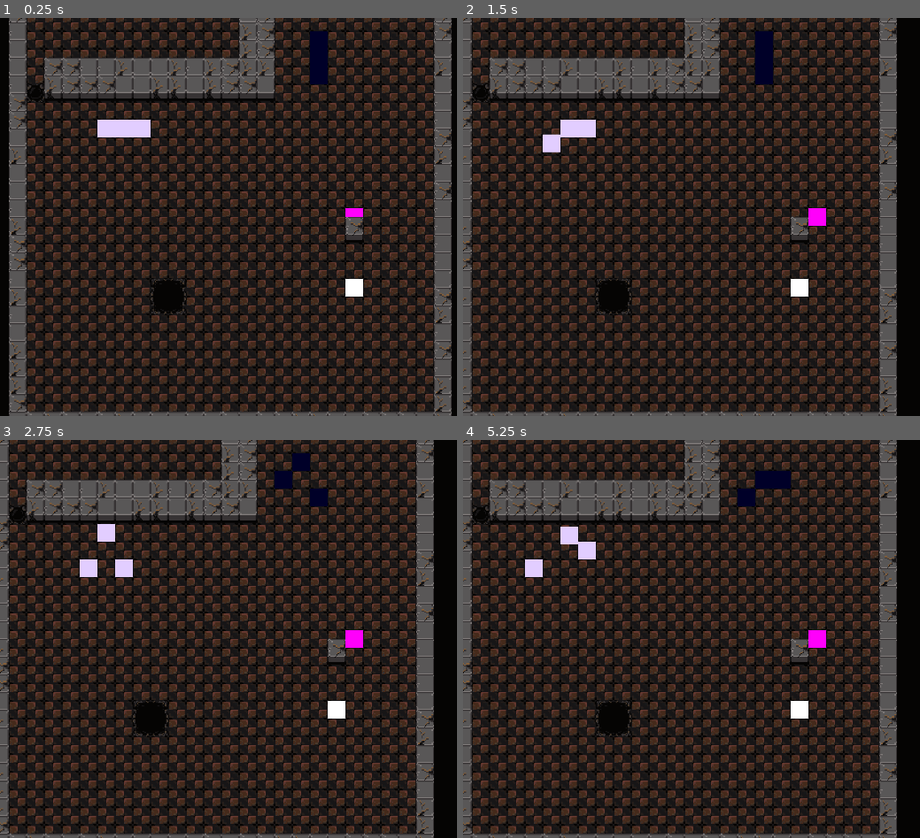
Above: before the commit, frames 1-4 (two rows, left to right).
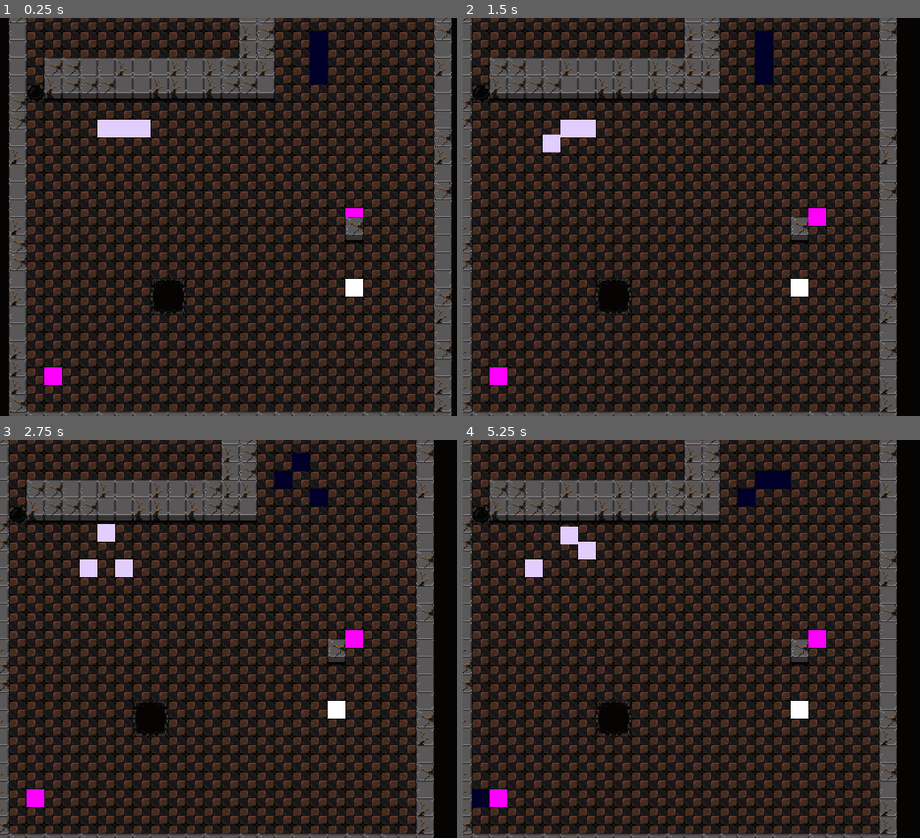
Above: after the commit, the same moments.

Repository: impstudio2024/Brackeys2024-2
Game: Godot game, scene res://Scenes/map.tscn
Two runs of this game, one before a commit and one after it. Both use one fixed random seed, a clock stepped at 60 frames per second and the inputs below.
Inputs (mouse positions are in pixels of both pictures, inside the frame that each line leads up to):
- Up to frame 1 (0.25 s): no input
- Up to frame 2 (1.5 s): tap Enter (ui_accept) at 0.5, 0.77, 1.25 s; move the mouse to (outside the picture) at 0.52 s; hold D (move_right) 0.53-1.28 s; hold F 0.53-1.28 s; click (outside the picture) at 0.67 s; move the mouse to (677, 236) at 1.27 s; hold S (down) from 1.28 s (still down); tap Space at 1.35 s
- Up to frame 3 (2.75 s): tap Enter (ui_accept) at 1.52 s; move the mouse to (425, 551) at 2.02 s; release S (down) at 2.03 s; hold D (move_right) from 2.03 s (still down); hold F from 2.03 s (still down)
- Up to frame 4 (5.25 s): tap Enter (ui_accept) at 2.75, 3.02, 3.77, 4.25, 4.52, 5 s; move the mouse to (782, 718) at 2.77 s; release D (move_right) at 2.78 s; release F at 2.78 s; hold W (move_up) 2.78-3.53 s; tap Space at 2.85, 4.35 s; click (782, 718) at 2.92 s; move the mouse to (outside the picture) at 3.52 s; hold F 3.53-4.28 s; hold A (move_left) 3.53-5.03 s; move the mouse to (604, 579) at 4.27 s; move the mouse to (851, 639) at 5.02 s; hold S (down) from 5.03 s (still down); hold F from 5.03 s (still down); click (851, 639) at 5.17 s

The runs differ from the first frame. In frame 1, 0.2% of the frame differs, in the area x 9-14%, y 87-93%; in frame 2, 0.2%; in frame 3, 0.2%; in frame 4, 0.3%, in the area x 1-10%, y 87-93%.

Commit message:
Enemy Spawning
The enemies will spawn when the gm is angry
, and chase the player automatically.

Diff:
--- a/brackeys-2024-2/Scenes/gm.tscn
+++ b/brackeys-2024-2/Scenes/gm.tscn
@@ -1,9 +1,10 @@
-[gd_scene load_steps=3 format=3 uid="uid://clgores3y3yat"]
+[gd_scene load_steps=3 format=3 uid="uid://b8bfeaeajeakk"]
 
-[ext_resource type="Script" path="res://Scripts/gm.gd" id="1_8w4yg"]
-[ext_resource type="PackedScene" uid="uid://clwxyxp3xnrbc" path="res://Scenes/state_machine_gm.tscn" id="1_vigh7"]
+[ext_resource type="Script" path="res://scripts/gm.gd" id="1_soey1"]
+[ext_resource type="PackedScene" uid="uid://ctrt7d5pihskg" path="res://Scenes/state_machine_gm.tscn" id="1_vigh7"]
 
 [node name="GM" type="Node2D"]
-script = ExtResource("1_8w4yg")
+script = ExtResource("1_soey1")
+angry_after_turns = 1
 
 [node name="StateMachine" parent="." instance=ExtResource("1_vigh7")]
--- a/brackeys-2024-2/Scenes/map.tscn
+++ b/brackeys-2024-2/Scenes/map.tscn
@@ -6,9 +6,9 @@
 [ext_resource type="TileSet" uid="uid://c4vpaul7ygocv" path="res://Resources/walls.tres" id="4_dqu8a"]
 [ext_resource type="PackedScene" uid="uid://boku4w8xcxg7s" path="res://Scenes/exit.tscn" id="4_rmfvj"]
 [ext_resource type="Texture2D" uid="uid://c5r3ybpq7nkjv" path="res://Assets/Sprites/floors_n_walls_tiles.png" id="4_xoxwr"]
-[ext_resource type="Script" path="res://scripts/entities.gd" id="5_aew4u"]
+[ext_resource type="PackedScene" uid="uid://f5usou3bq4el" path="res://Scenes/spawner.tscn" id="5_6rbto"]
 [ext_resource type="Script" path="res://addons/phantom_camera/scripts/phantom_camera_host/phantom_camera_host.gd" id="6_hpbn0"]
-[ext_resource type="PackedScene" path="res://Scenes/gm.tscn" id="7_3v2kk"]
+[ext_resource type="PackedScene" uid="uid://b8bfeaeajeakk" path="res://Scenes/gm.tscn" id="7_3v2kk"]
 
 [sub_resource type="TileMapPattern" id="TileMapPattern_4c12e"]
 tile_data = PackedInt32Array(0, 131072, 3, 1, 196608, 3, 2, 262144, 3)
@@ -120,6 +120,7 @@
 
 [sub_resource type="TileSetScenesCollectionSource" id="TileSetScenesCollectionSource_au1jd"]
 scenes/1/scene = ExtResource("4_rmfvj")
+scenes/2/scene = ExtResource("5_6rbto")
 
 [sub_resource type="TileSet" id="TileSet_0vx8l"]
 sources/0 = SubResource("TileSetScenesCollectionSource_au1jd")
@@ -136,13 +137,12 @@
 tile_set = SubResource("TileSet_i71by")
 
 [node name="Special Tiles" type="TileMapLayer" parent="."]
-tile_map_data = PackedByteArray("AAAXACEAAAAAAAAAAQA=")
+tile_map_data = PackedByteArray("AAAXACEAAAAAAAAAAQAGACYAAAAAAAAAAgA=")
 tile_set = SubResource("TileSet_0vx8l")
 
 [node name="Entities" type="TileMapLayer" parent="."]
 tile_map_data = PackedByteArray("AAAXAB0AAgAAAAAAAwAJABgAAAAAAAAAAgAKABgAAAAAAAAAAgALABgAAAAAAAAAAgAVABMAAAAAAAAABAAVABQAAAAAAAAABAAVABUAAAAAAAAABAAIAA4AAAAAAAAAAwAIAA8AAAAAAAAAAwAIABAAAAAAAAAAAwA=")
 tile_set = ExtResource("3_dp0ja")
-script = ExtResource("5_aew4u")
 
 [node name="Walls" type="TileMapLayer" parent="."]
 tile_map_data = PackedByteArray("AAASAAkAAwADAAAAAAATAAkAAwACAAAAAAAUAAkAAwABAAAAAAAVAAkAAwABAAAAAAAWAAkAAwADAAAAAAAXAA …(2464 unchanged characters)…
@@ -157,3 +157,4 @@
 script = ExtResource("6_hpbn0")
 
 [node name="GM" parent="." instance=ExtResource("7_3v2kk")]
+angry_after_turns = 20
--- /dev/null
+++ b/brackeys-2024-2/Scenes/spawner.tscn
@@ -0,0 +1,15 @@
+[gd_scene load_steps=6 format=3 uid="uid://f5usou3bq4el"]
+
+[ext_resource type="Texture2D" uid="uid://lbfjjnxm0jnp" path="res://Assets/Sprites/white square.png" id="1_2inkf"]
+[ext_resource type="Script" path="res://scripts/spawner.gd" id="1_28mqk"]
+[ext_resource type="PackedScene" uid="uid://ctghkdgafr4i1" path="res://Scenes/enemies/dark_knight.tscn" id="2_y5uto"]
+[ext_resource type="PackedScene" uid="uid://bx4g86cl6dnnt" path="res://Scenes/enemies/goblin.tscn" id="3_wtltl"]
+[ext_resource type="PackedScene" uid="uid://bv35mdft3kmc1" path="res://Scenes/enemies/skeleton.tscn" id="4_als35"]
+
+[node name="Node2D" type="Node2D"]
+script = ExtResource("1_28mqk")
+enemies = Array[PackedScene]([ExtResource("2_y5uto"), ExtResource("3_wtltl"), ExtResource("4_als35")])
+
+[node name="Sprite2D" type="Sprite2D" parent="."]
+self_modulate = Color(1, 0, 1, 1)
+texture = ExtResource("1_2inkf")
--- a/brackeys-2024-2/Scenes/state_machine/chasing_state.gd
+++ b/brackeys-2024-2/Scenes/state_machine/chasing_state.gd
@@ -3,7 +3,6 @@
 var size :int = 16
 var new_position: Array = []
 var enemies = []
-
 
 var start_point = Vector2.ZERO
 var target_point = Vector2.ZERO
@@ -35,7 +34,8 @@
 	var close_array = []
 
 	while open_array.size() > 0:
-		if open_array.size() > 30:
+
+		if open_array.size() > 30 and not state_machine_owner.permanently_angry:
 			finished.emit("WanderState")
 			break
 		var current_point: Point = open_array[0]
--- a/brackeys-2024-2/Scenes/state_machine/wander_state.gd
+++ b/brackeys-2024-2/Scenes/state_machine/wander_state.gd
@@ -1,6 +1,7 @@
 extends State
 
 var size = 16
+
 @export var detection_range = 5
 
 func manh(pos1: Vector2, pos2: Vector2):
@@ -10,7 +11,8 @@
 	var arr = [Vector2.UP , Vector2.DOWN, Vector2.RIGHT, Vector2.LEFT, Vector2.ZERO]
 	var chosen_dir = arr[randi_range(0, arr.size() - 1)]
 	await state_machine_owner.move(chosen_dir)
-	if manh(Global.entities.local_to_map(enemy.position), Global.entities.local_to_map(player.position)) < detection_range:
+	var player_in_detection_range: bool = manh(Global.entities.local_to_map(enemy.position), Global.entities.local_to_map(player.position)) < detection_range
+	if  player_in_detection_range or state_machine_owner.permanently_angry:
 		finished.emit("ChasingState")
 
 
--- a/brackeys-2024-2/Singletons/global.gd
+++ b/brackeys-2024-2/Singletons/global.gd
@@ -13,6 +13,8 @@
 var holes: TileMapLayer
 var specials: TileMapLayer
 
+var spawners: Array[Spawner] = []
+
 enum SpecialTileTypes{
 	EXIT = 0
 }
--- a/brackeys-2024-2/scripts/enemy.gd
+++ b/brackeys-2024-2/scripts/enemy.gd
@@ -2,7 +2,11 @@
 class_name Enemy
 
 var initial_pos: Vector2;
+var permanently_angry: bool = false
+
 @export var dmg = 1
+
+@onready var statemachine: StateMachine = $StateMachine
 
 
 func _ready() -> void:
@@ -13,18 +17,18 @@
 
 # Move the enemy character up 1 unit when the player has moved
 func on_enemy_turn(player: Player):
-	if $StateMachine.state.name != "DeadState":
-		await $StateMachine.state.move(player, self)
+	if statemachine.state.name != "DeadState":
+		await statemachine.state.move(player, self)
 
 func dead():
-	if $StateMachine.state.name != "DeadState":
+	if statemachine.state.name != "DeadState":
 		var dict: Dictionary = { "enemy": self }
-		$StateMachine._transition_to_next_state("DeadState", dict)
+		statemachine._transition_to_next_state("DeadState", dict)
 
 
 func respawn():
-	if $StateMachine.state.name == "DeadState":
-		$StateMachine._transition_to_next_state("WanderState")
+	if statemachine.state.name == "DeadState":
+		statemachine._transition_to_next_state("WanderState")
 
 func attack(player: Player, move_direction: Vector2i):
 	player.health -= dmg
--- a/brackeys-2024-2/scripts/gm.gd
+++ b/brackeys-2024-2/scripts/gm.gd
@@ -1,7 +1,10 @@
 extends Node2D
-@onready var state_machine = $StateMachine
 
 var enemies: Array[Enemy] = []
+
+@export var angry_after_turns: int = 20
+
+@onready var state_machine = $StateMachine
 
 func _ready() -> void:
 	Global.enemy_added.connect(_on_enemy_added)
--- /dev/null
+++ b/brackeys-2024-2/scripts/spawner.gd
@@ -0,0 +1,29 @@
+extends Node2D
+class_name Spawner
+
+var possible_directions: Array[Vector2i] = [Vector2i.LEFT, Vector2i.RIGHT, Vector2i.UP, Vector2i.DOWN, Vector2i.UP + Vector2i.LEFT, Vector2i.UP + Vector2i.RIGHT, Vector2i.DOWN + Vector2i.LEFT, Vector2i.DOWN + Vector2i.RIGHT]
+
+@export var enemies: Array[PackedScene]
+@onready var map_position: Vector2i = Global.specials.local_to_map(position)
+
+func _ready() -> void:
+	Global.spawners.append(self)
+
+func spawn(chasing_on_spawn: bool) -> void:
+	print('spawning')
+	var direction: Vector2i = possible_directions.pick_random()
+	print(direction)
+	if find_character_in_cell(map_position + direction): return
+	print('no enemy in the way')
+	var enemy: Enemy = enemies.pick_random().instantiate() as Enemy
+	enemy.position = Global.entities.map_to_local(map_position + direction)
+	Global.entities.add_child(enemy)
+	if not chasing_on_spawn: return
+	enemy.statemachine.state.finished.emit('ChasingState')
+	enemy.permanently_angry = true
+
+func find_character_in_cell(cell: Vector2i) -> Character:
+	for character in get_tree().get_nodes_in_group('character'):
+		if not character.map_position == cell: continue
+		return character as Character
+	return null
--- a/brackeys-2024-2/scripts/state_angry.gd
+++ b/brackeys-2024-2/scripts/state_angry.gd
@@ -1,13 +1,18 @@
 extends State
+
 var turn_number: int = 0
+
 func enter(previous_state_path: String, data := {}) -> void:
 	if data.has("turn"):
 		turn_number = data["turn"]
+
 func turn_ended() -> void:
 		turn_number += 1
 		print("angry")
 		print(turn_number)
 		print("IM FUCKING ANGRY NOW BITCH")
+		if not len(Global.spawners) > 0: return
+		Global.spawners.pick_random().spawn(true)
 
 func reset():
 	finished.emit("Idle",{"turn":turn_number})
--- a/brackeys-2024-2/scripts/state_idle.gd
+++ b/brackeys-2024-2/scripts/state_idle.gd
@@ -1,10 +1,11 @@
 extends State
+
 
 var turn_number: int = 0
 
 ## Called by the state machine when receiving unhandled input events.
 func turn_ended() -> void:
 		turn_number += 1
-		print('idle====================='+str(turn_number))
-		if turn_number == 20:
+		#print('idle====================='+str(turn_number))
+		if turn_number <= state_machine_owner.angry_after_turns:
 			finished.emit("Angry",{"turn":turn_number})
--- a/brackeys-2024-2/utils/state_machine.gd
+++ b/brackeys-2024-2/utils/state_machine.gd
@@ -1,4 +1,5 @@
-class_name StateMachine extends Node
+extends Node
+class_name StateMachine
 
 ## The initial state of the state machine. If not set, the first child node is used.
 @export var initial_state: State = null
Not shown: 1 places in brackeys-2024-2/Scenes/map.tscn that only renumber resources
